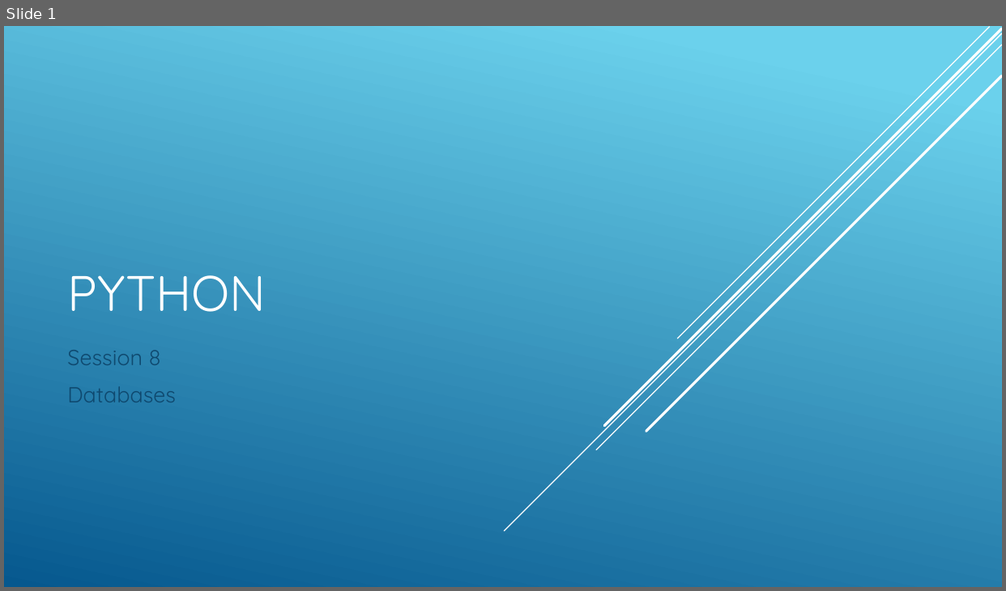
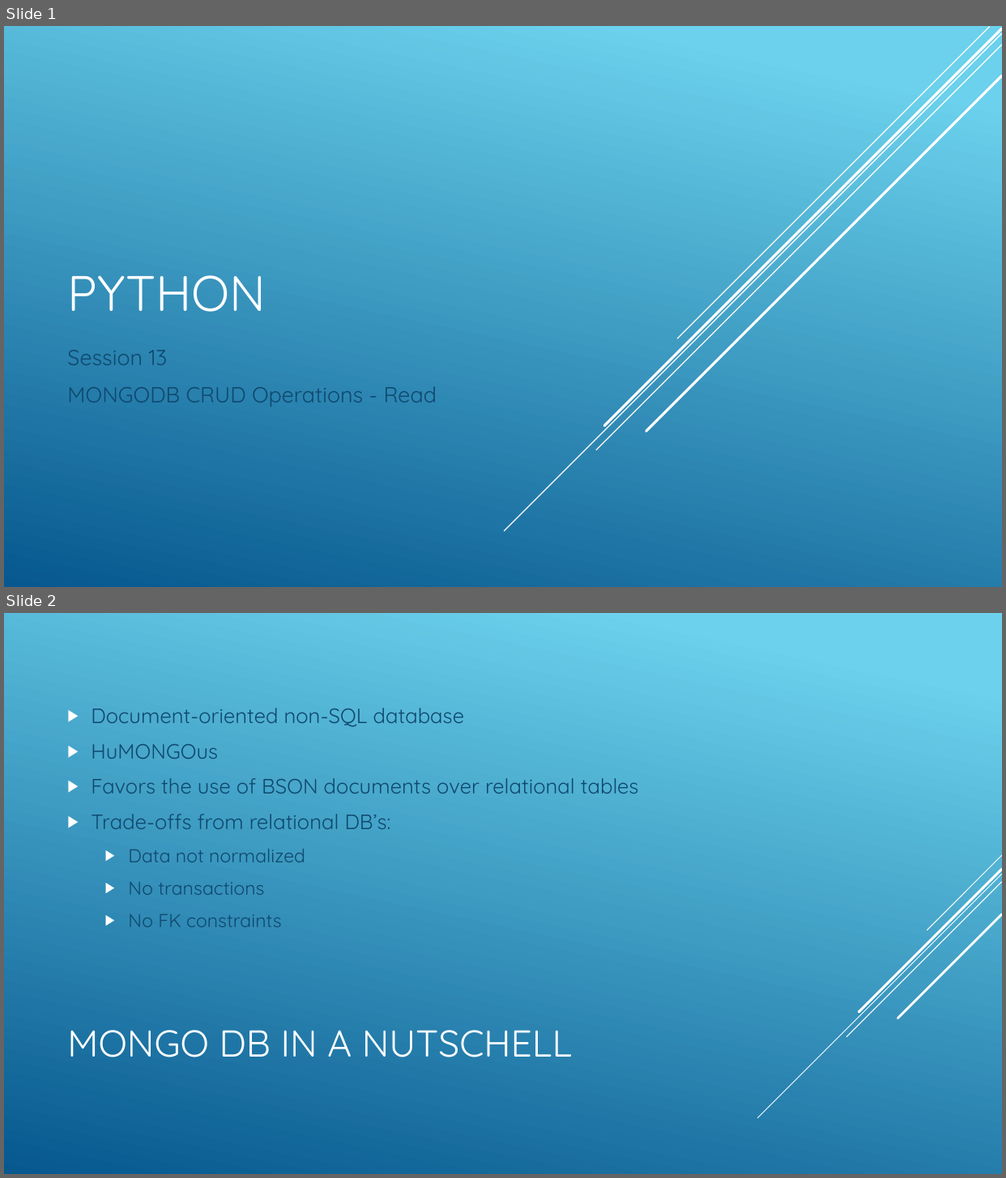
Before and after one commit to cabarca01/PythonDojo, a slide deck: slides/klasse13.pptx. Shown one above the other, each under a label of ours: slide 1 before the commit, slides 1 and 2 after it. The pictures are 1006x591 and 1006x1178 pixels, drawn with LibreOffice and Linux fonts; fonts in the diff are those of the drawing. Boxes give left, top, right and bottom in pixels: in the first picture for what was removed or moved away, otherwise in the second. Text is boxed around its words. In the diff, an @@ line names an element or a change of style, - is before the commit and + after.

Commit message:
Lesson 13: MongoDB - Read Operations part 1

```diff
--- a/slides/klasse13.pptx
+++ b/slides/klasse13.pptx
@@ slide 2 added at (4,613,1002,1174), background gradient #6ED2EB to #06588E @@
@@ text added at (91,708,639,927), 20 pt, text #0F496F @@
+▶ Document-oriented non-SQL database
+▶ HuMONGOus
+▶ Favors the use of BSON documents over relational tables
+▶ Trade-offs from relational DB’s:
+  ▶ Data not normalized
+  ▶ No transactions
+  ▶ No FK constraints
@@ group added at (758,855,1002,1118): 5 lines @@
@@ title added at (67,1030,572,1058), 36 pt, text #FFFFFF @@
+MONGO DB IN A NUTSCHELL
@@ slide 1 changed as well @@
@@ subtitle at (67,350,437,407): text changed @@
-Session 8
-Databases
+Session 13
+MONGODB CRUD Operations - Read
```
Also in this commit, not shown: 12 other slides added, 3 slides removed, 14 other files.
